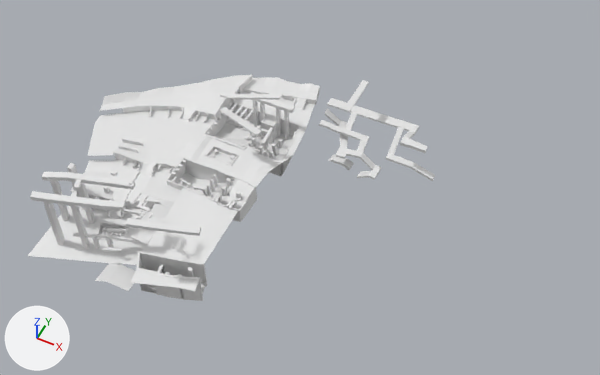
The FBX model Assets/Environment/Unique/Scene_A/SM_Scene_A_Blockout08.fbx, before and after one commit.
One viewpoint serves both versions: a camera (50 mm lens) standing at (91.0, -352.0, 418.0) and looking at (-83.0, -3.0, -19.0). The axes (+X, +Y, +Z) are drawn at lower left. The lights are the same throughout. Materials are left out; every surface is plain grey. Where no turn or scale is listed for an object, it has been applied to the vertices. Vertices at the same position are counted once.

The first picture shows 'SM_Scene_A_Blockout08'.
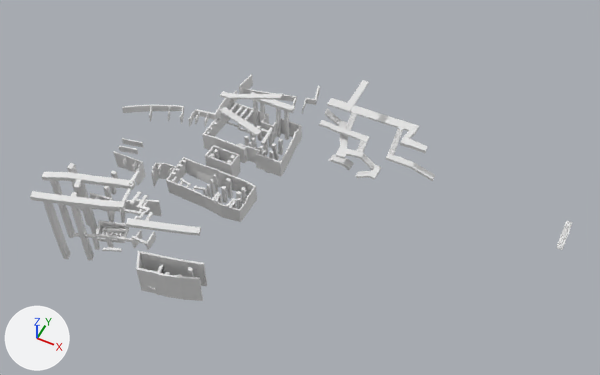
What differs and where, as boxes [x1, y1, x2, y2] in the pictures (600 x 375 px):
```json
{"object": "SM_Scene_A_Blockout08", "change": "reshaped", "before": [28, 74, 435, 301], "after": [30, 74, 573, 301], "on screen": "33% wider"}
{"part": 1, "of": "me_cube_185", "change": "added", "after": [388, 127, 404, 155]}
{"part": 2, "of": "me_cube_185", "change": "added", "after": [404, 130, 416, 138]}
{"part": 3, "of": "me_cube_185", "change": "added", "after": [556, 220, 573, 250]}
{"part": 4, "of": "me_cube_185", "change": "added", "after": [345, 112, 357, 130]}
{"part": 5, "of": "me_cube_185", "change": "added", "after": [325, 109, 341, 125]}
{"part": 6, "of": "me_cube_185", "change": "added", "after": [357, 139, 367, 153]}
{"part": 7, "of": "me_cube_185", "change": "added", "after": [361, 153, 375, 169]}
{"part": 8, "of": "me_cube_185", "change": "cut back", "before": [28, 74, 318, 299], "after": [98, 74, 316, 294]}
```

Scene script edits in JSON lines:
```json
{"block": "me_cube_185", "where": "# used by ob_sm_scene_a_blockout08; location = (0.0, 0.0, 0.0)"}
{"op": "remove", "block": "me_cube_185", "code": "me_cube_185.from_pydata(...)  # 2826 vertices, 2368 faces; spans x -264.0..-7.0, y -121.0..108.0, z -68.0..24.0"}
{"op": "add", "block": "me_cube_185", "code": "me_cube_185.from_pydata(...)  # 3283 vertices, 2495 faces; spans x -248.0..97.0, y -106.0..108.0, z -68.0..24.0"}
{"block": "me_cube_185", "change": "me_cube_185 part 1: a new loose piece of 154 vertices spanning x -46.0..-42.0, y 72.0..90.0, z -36.0..-23.0"}
{"block": "me_cube_185", "change": "me_cube_185 part 2: a new loose piece of 154 vertices spanning x -37.0..-31.0, y 73.0..92.0, z -24.0..-14.0"}
{"block": "me_cube_185", "change": "me_cube_185 part 3: a new loose piece of 154 vertices spanning x 92.0..97.0, y 47.0..66.0, z -46.0..-34.0"}
{"block": "me_cube_185", "change": "me_cube_185 part 4: a new loose piece of 102 vertices spanning x -84.0..-80.0, y 77.0..89.0, z -31.0..-23.0"}
{"block": "me_cube_185", "change": "me_cube_185 part 5: a new loose piece of 102 vertices spanning x -106.0..-93.0, y 85.0..91.0, z -38.0..-30.0"}
{"block": "me_cube_185", "change": "me_cube_185 part 6: a new loose piece of 90 vertices spanning x -69.0..-64.0, y 62.0..73.0, z -38.0..-31.0"}
{"block": "me_cube_185", "change": "me_cube_185 part 7: a new loose piece of 90 vertices spanning x -64.0..-52.0, y 60.0..65.0, z -47.0..-37.0"}
{"block": "me_cube_185", "change": "me_cube_185 part 8: 16 vertices moved within x -204.0..-118.0, y -101.0..92.0, z -66.0..-20.0; 479 vertices removed from x -264.0..-107.0, y -121.0..107.0, z -66.0..-20.0"}
```
